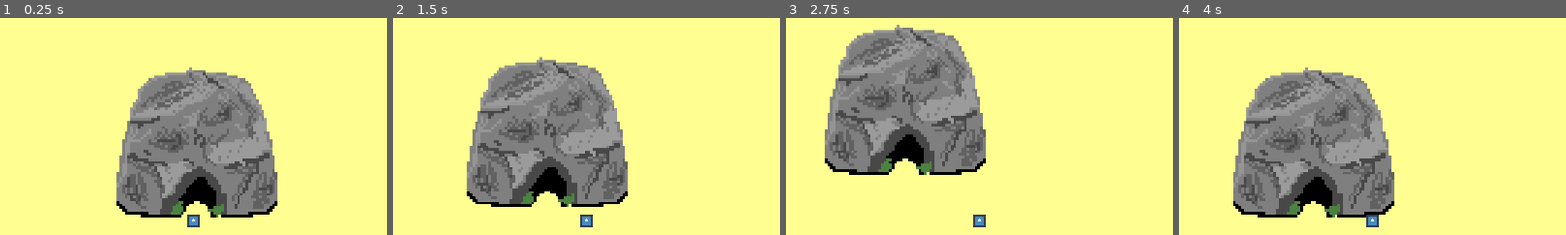
Above: before the commit, frames 1-4 (left to right).
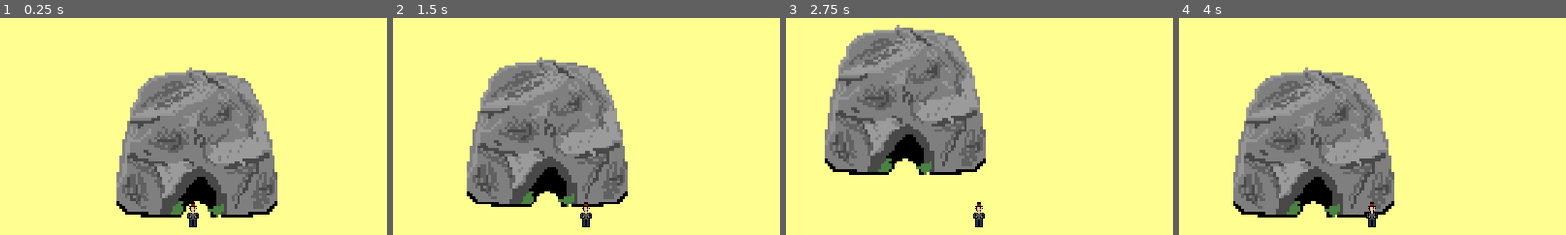
Above: after the commit, the same moments.

Repository: SIN-Studios/Greed
Game: Godot game, scene res://Levels/main_level.tscn
Two runs of this game, one before a commit and one after it. Both use one fixed random seed, a clock stepped at 60 frames per second and the inputs below.
Inputs (mouse positions are % of the whole screen's width and height, from its top left):
- Up to frame 1 (0.25 s): no input
- Up to frame 2 (1.5 s): tap Enter at 0.5 s; move the mouse to (72, 45) at 0.52 s; hold D (move_right) 0.53-1.28 s; hold E (interact) 0.53-1.28 s; move the mouse to (30, 55) at 1.27 s; hold S (move_backward) from 1.28 s (still down); click (30, 55) at 1.35 s
- Up to frame 3 (2.75 s): move the mouse to (60, 28) at 2.02 s; release S (move_backward) at 2.03 s; hold D (move_right) from 2.03 s (still down); hold E (interact) from 2.03 s (still down)
- Up to frame 4 (4 s): move the mouse to (45, 70) at 2.77 s; release D (move_right) at 2.78 s; release E (interact) at 2.78 s; hold W (move_forward) 2.78-3.53 s; click (45, 70) at 2.85 s; move the mouse to (80, 65) at 3.52 s; hold A (move_left) from 3.53 s (still down); hold E (interact) from 3.53 s (still down)
The pictures show only the part of the screen within x 25-75%, y 3-53%; the shares and areas given below are measured in that part.

The runs differ from the first frame. In frame 1, 0.3% of the frame differs, in the area x 48-52%, y 84-97%; in frame 2, 0.3%; in frame 3, 0.3%; in frame 4, 0.3%.

Commit message:
Update player.tscn

Diff:
--- a/Project/Player/player.tscn
+++ b/Project/Player/player.tscn
@@ -1,11 +1,11 @@
 [gd_scene format=3 uid="uid://xu8pjhossg40"]
 
-[ext_resource type="Script" uid="uid://dgmjab1xew0o5" path="res://Scripts/Attached/player.gd" id="1_a3d8c"]
-[ext_resource type="Texture2D" uid="uid://bxvua0gasaqjd" path="res://Assets/Sprites/icon.svg" id="1_uvnfx"]
-[ext_resource type="Script" uid="uid://cgxggq05fdq0m" path="res://Scripts/Attached/hands.gd" id="3_dd0ac"]
-[ext_resource type="Script" uid="uid://bc7bimikjafko" path="res://Scripts/Attached/weapon_hand.gd" id="3_mtuoh"]
-[ext_resource type="PackedScene" uid="uid://c5ijv18l3wkwf" path="res://Scenes/Player/knife.tscn" id="3_xpcdj"]
-[ext_resource type="Script" uid="uid://bi2r3igu52m8r" path="res://Scripts/Attached/item_hand.gd" id="5_htcer"]
+[ext_resource type="Script" uid="uid://dgmjab1xew0o5" path="res://Player/player.gd" id="1_a3d8c"]
+[ext_resource type="Texture2D" uid="uid://bwbs5ihbui1lo" path="res://Seth designs/Player.png" id="2_fhl08"]
+[ext_resource type="Script" uid="uid://cgxggq05fdq0m" path="res://Player/hands.gd" id="3_dd0ac"]
+[ext_resource type="Script" uid="uid://bc7bimikjafko" path="res://Player/weapon_hand.gd" id="3_mtuoh"]
+[ext_resource type="PackedScene" uid="uid://c5ijv18l3wkwf" path="res://Player/knife.tscn" id="3_xpcdj"]
+[ext_resource type="Script" uid="uid://bi2r3igu52m8r" path="res://Player/item_hand.gd" id="5_htcer"]
 
 [sub_resource type="RectangleShape2D" id="RectangleShape2D_a3d8c"]
 size = Vector2(32, 32)
@@ -22,8 +22,8 @@
 shape = SubResource("RectangleShape2D_a3d8c")
 
 [node name="Sprite2D" type="Sprite2D" parent="." unique_id=526365195]
-scale = Vector2(0.25, 0.25)
-texture = ExtResource("1_uvnfx")
+position = Vector2(0, -16)
+texture = ExtResource("2_fhl08")
 
 [node name="Camera2D" type="Camera2D" parent="." unique_id=785665219]
 
